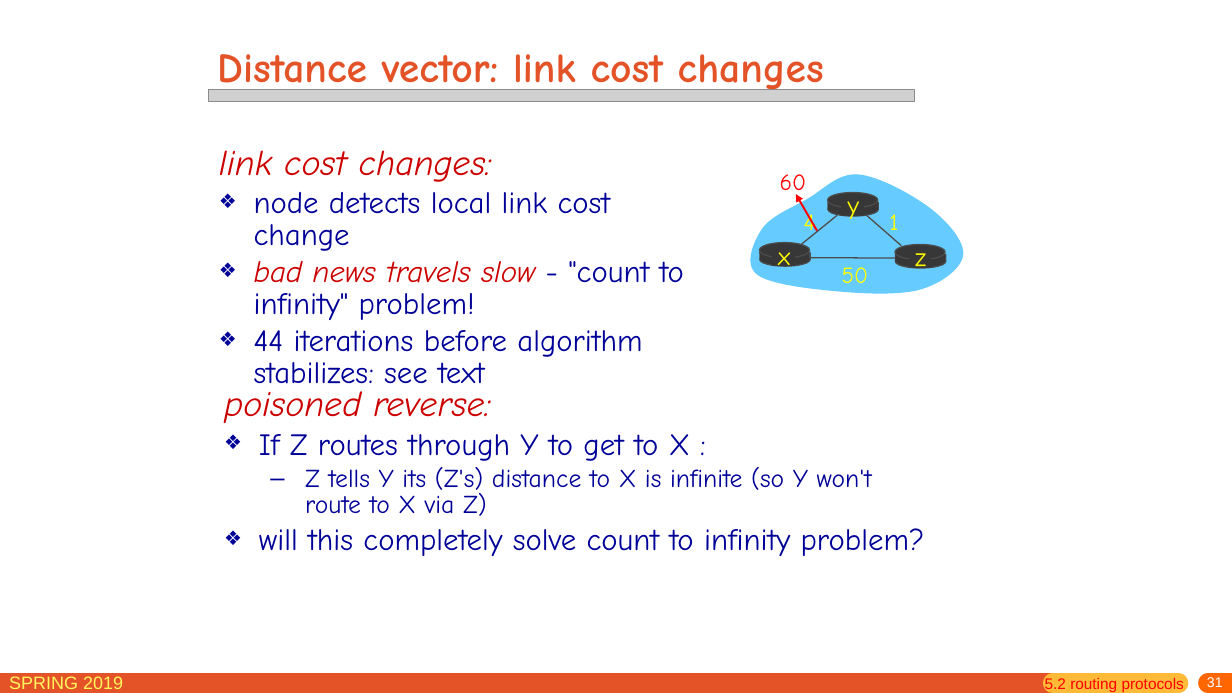
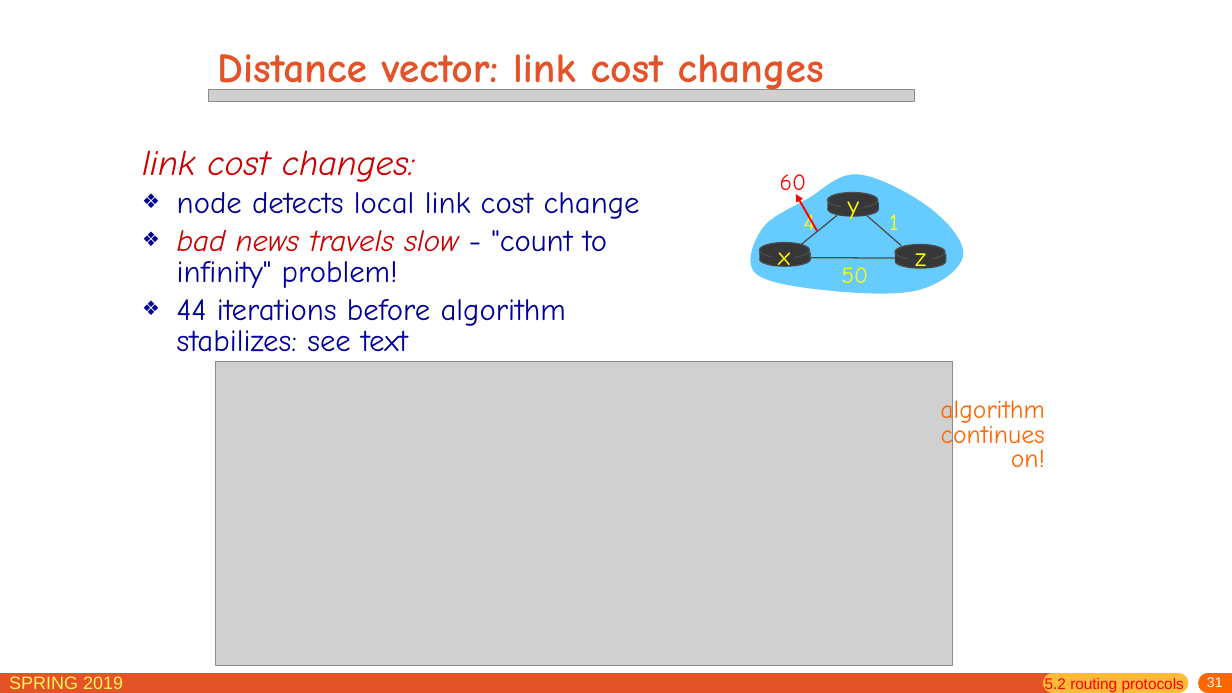
Before and after one commit to jichenghu/PPT_networkDistributed, a slide deck: slide 31 of chapter5.pptx. Drawn at 1232x693 pixels with LibreOffice and Linux fonts; fonts in the diff are those of the drawing; grey boxes stand for pictures. Boxes give left, top, right and bottom in pixels: in the first picture for what was removed or moved away, otherwise in the second. Text is boxed around its words. In the diff, an @@ line names an element or a change of style, - is before the commit and + after.

```diff
--- a/chapter5.pptx
+++ b/chapter5.pptx
@@ text "link cost changes:" rewrapped from [219,150,684,394] to [142,150,640,362] @@
@@ picture added at [216,361,954,666] @@
@@ text removed at [224,391,925,556] @@
-poisoned reverse:
-❖ If Z routes through Y to get to X :
-  – Z tells Y its (Z's) distance to X is infinite (so Y won't route to X via Z)
-❖ will this completely solve count to infinity problem?
@@ text added at [940,396,1045,467], 20 pt, text #FF6600 @@
+algorithm
+continues
+on!
```
Also in this commit, not shown: 5 other slides changed, 55 slides added, 1 other file.
